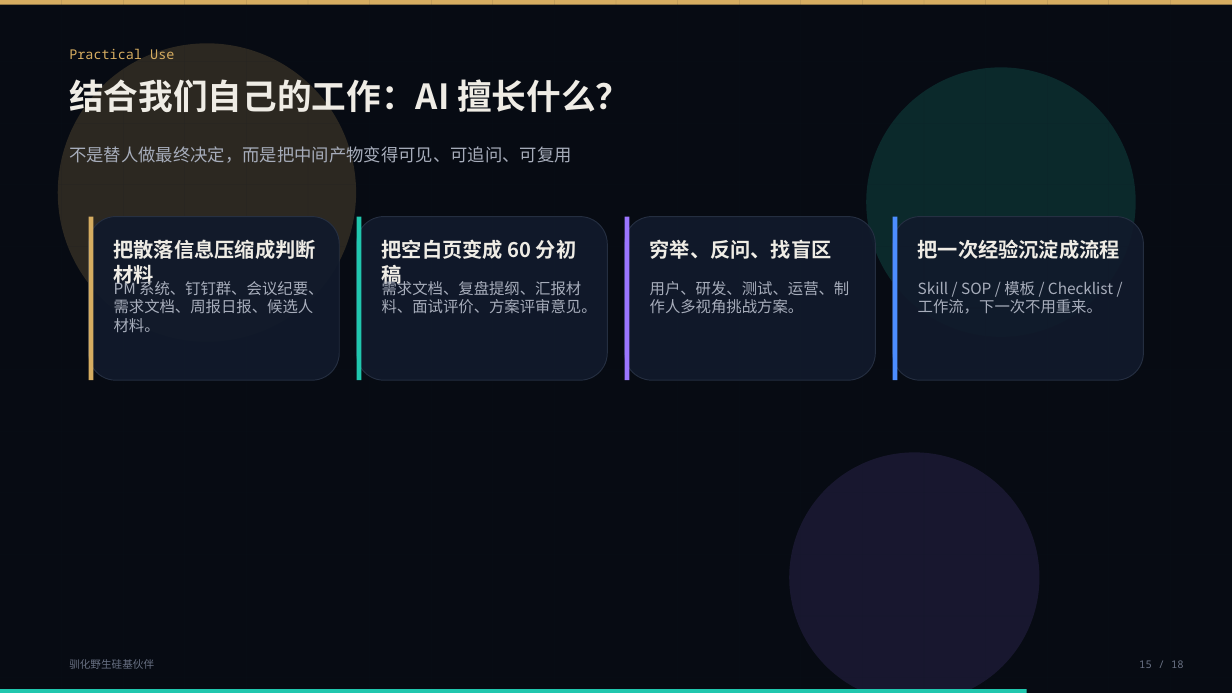
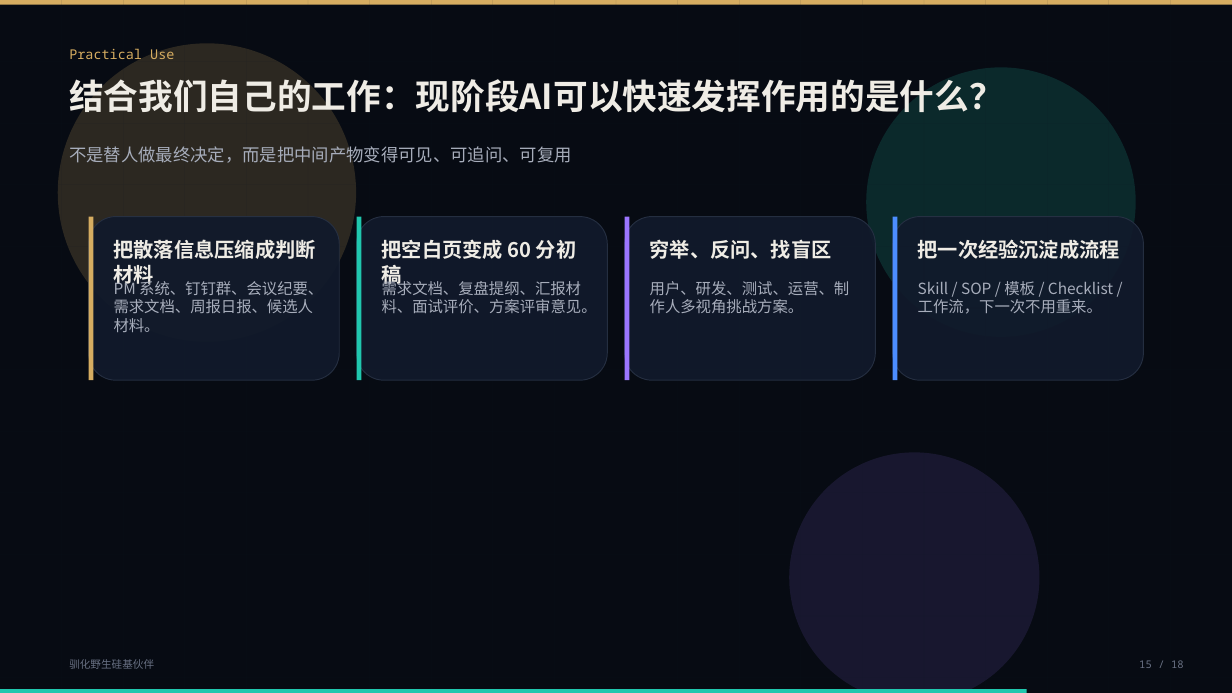
Before and after one commit to SunGrissy/Hermes, a slide deck: slide 28 of 会议材料/驯化野生硅基伙伴_渐进披露版.pptx (slide 15 before the commit). Drawn at 1232x693 pixels with LibreOffice and Linux fonts; fonts in the diff are those of the drawing. Boxes give left, top, right and bottom in pixels: in the first picture for what was removed or moved away, otherwise in the second. Text is boxed around its words. In the diff, an @@ line names an element or a change of style, - is before the commit and + after.

```diff
--- a/会议材料/驯化野生硅基伙伴_渐进披露版.pptx
+++ b/会议材料/驯化野生硅基伙伴_渐进披露版.pptx
@@ text at bbox=[69, 79, 1004, 112]: text changed @@
-结合我们自己的工作：AI 擅长什么？
+结合我们自己的工作：现阶段AI可以快速发挥作用的是什么？
```
Also in this commit, not shown: 9 other slides changed, 16 slides added, 1 slide removed, 1 other file.
